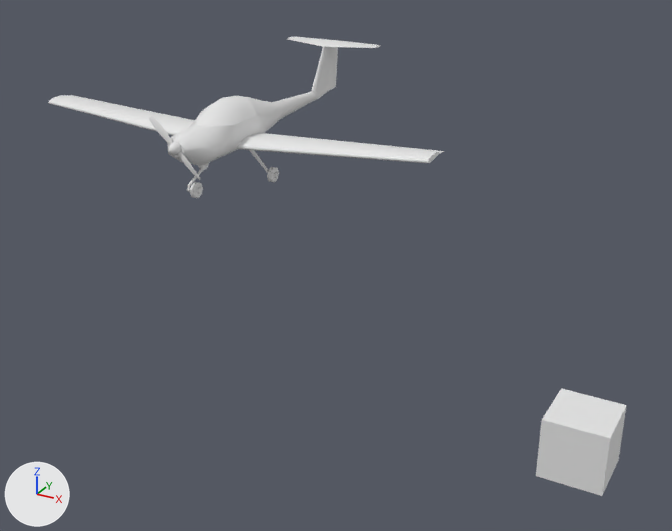
Two versions of the OBJ model resources/trainer/outside.obj, one commit apart.
Rendered twice from a 50 mm lens placed at (11.96, -14.63, 5.56), pointed at (3.03, 1.61, -2.56). The axes (+X, +Y, +Z) are drawn at lower left. The lights are the same throughout. Where no turn or scale is listed for an object, it has been applied to the vertices.

The first picture shows 'fuselage', 'ruler', 'wings'.
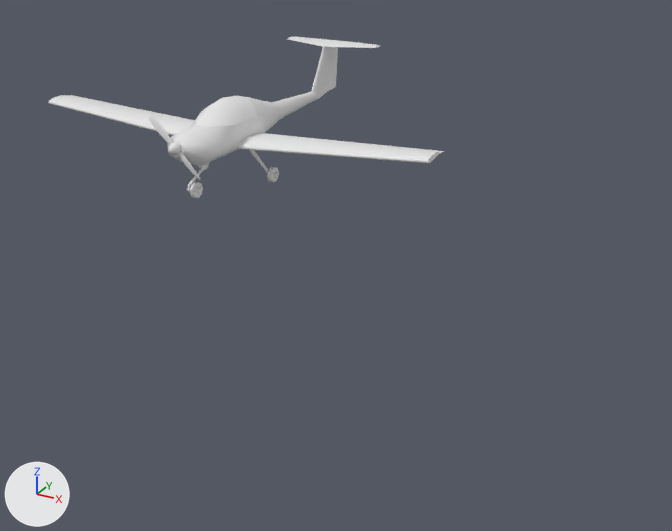
Where the change shows, as pixel boxes (x1, y1, x2, y2) in the pictures (672 x 531 px):
```json
{"object": "ruler", "change": "deleted", "before": [536, 389, 627, 496]}
```

Edits to the scene script, one JSON object a line:
```json
{"op": "remove", "block": "ob_ruler", "code": ["ob_ruler = bpy.data.objects.new('ruler', me_ruler)", "ob_ruler.location = (0.0, 0.0, 0.0)"]}
```
